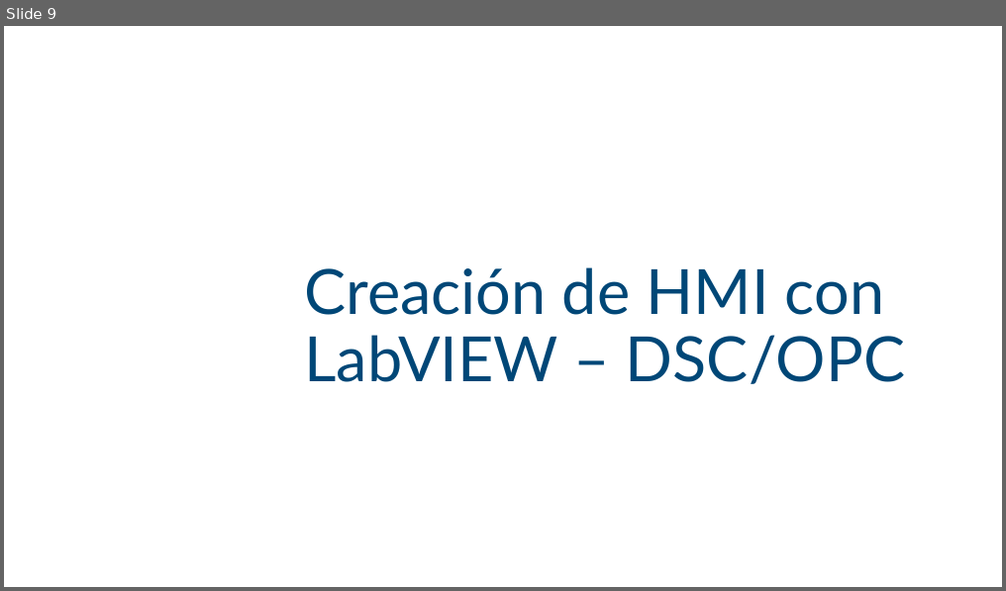
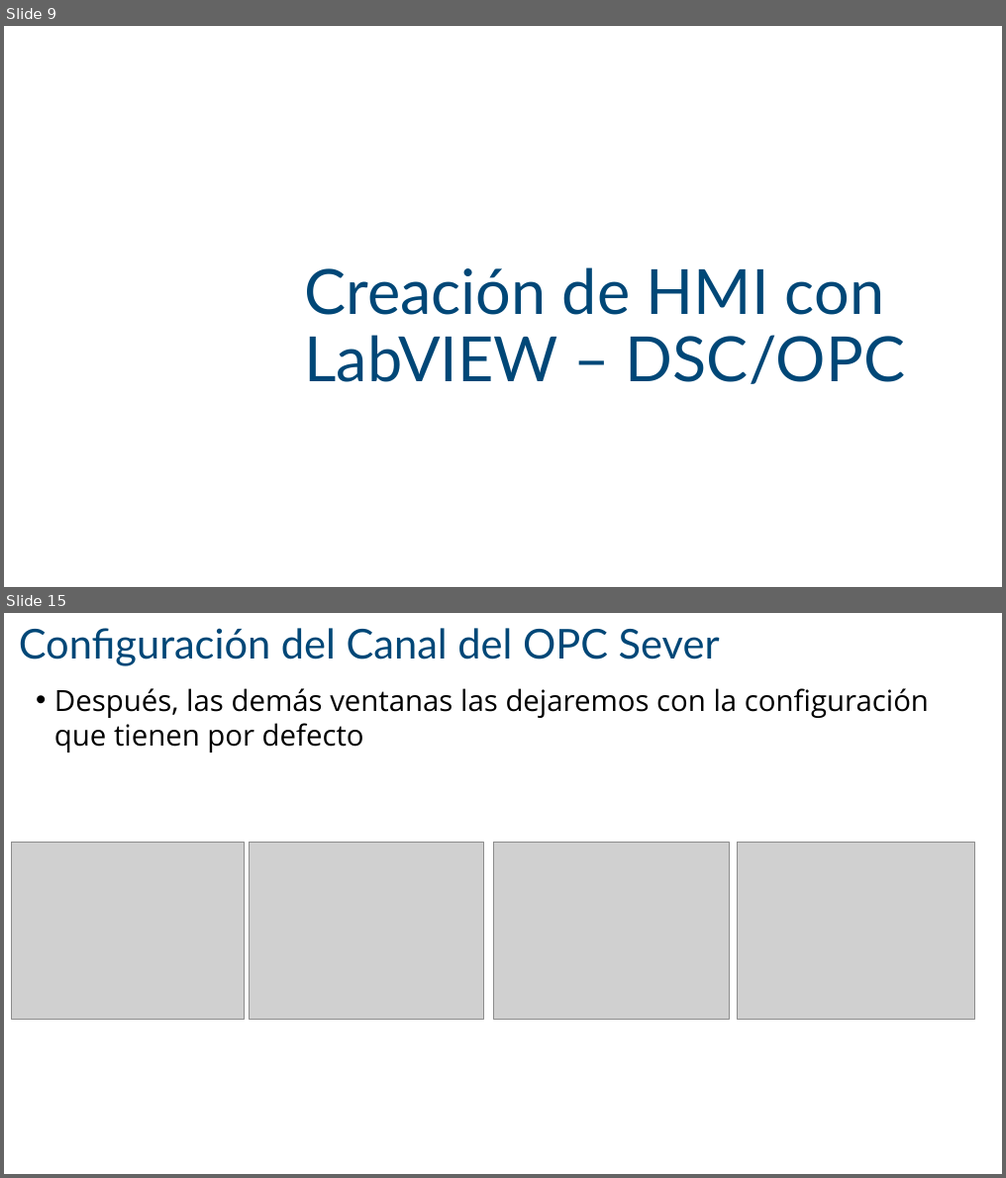
Before and after one commit to cjuarezramos/HMILabVIEW, a slide deck: Creación de HMI.pptx. Shown one above the other, each under a label of ours: slide 9 before the commit, slides 9 and 15 after it; the slides between them are not shown. The pictures are 1006x591 and 1006x1178 pixels, drawn with LibreOffice and Linux fonts; fonts in the diff are those of the drawing; grey boxes stand for pictures; background and template pictures are left out. Boxes give left, top, right and bottom in pixels: in the first picture for what was removed or moved away, otherwise in the second. Text is boxed around its words. In the diff, an @@ line names an element or a change of style, - is before the commit and + after.

```diff
--- a/Creación de HMI.pptx
+++ b/Creación de HMI.pptx
@@ slide 15 added at box(4, 613, 1002, 1174), background #FFFFFF @@
@@ title added at box(19, 628, 720, 666), 39.6 pt, text #004777 @@
+Configuración del Canal del OPC Sever
@@ text added at box(54, 688, 929, 753), 28 pt, text #000000 @@
+• Después, las demás ventanas las dejaremos con la configuración que tienen por defecto
@@ picture added at box(12, 842, 245, 1019) @@
@@ picture added at box(249, 842, 484, 1019) @@
@@ picture added at box(494, 842, 731, 1019) @@
@@ picture added at box(738, 842, 976, 1019) @@
```
Also in this commit, not shown: 33 other slides added, 1 slide removed.
